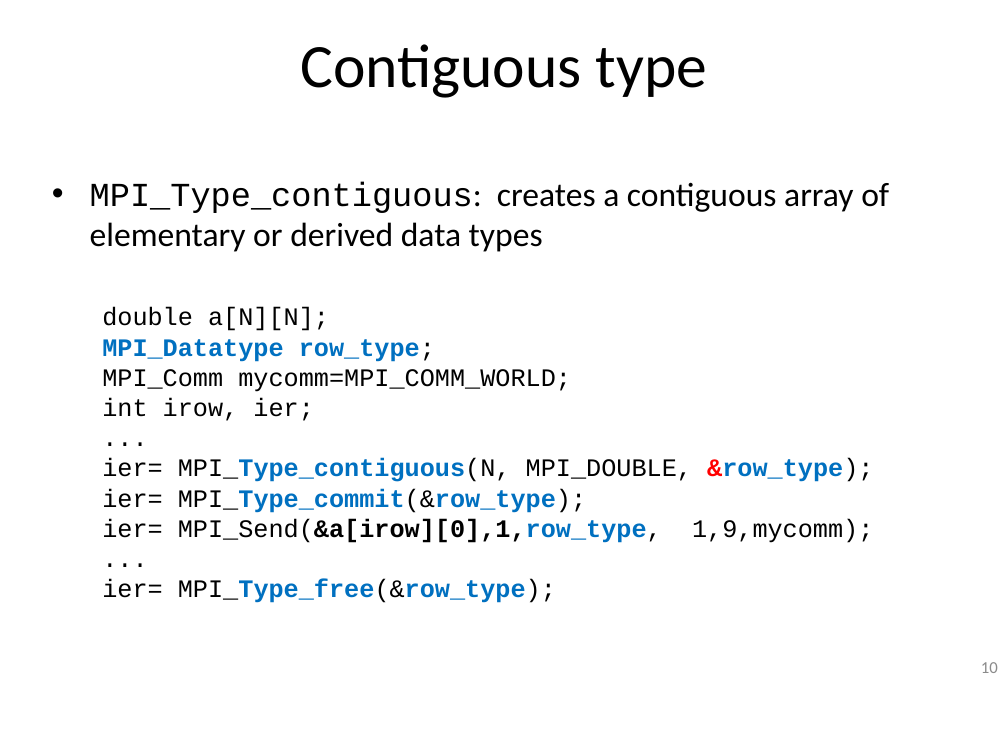
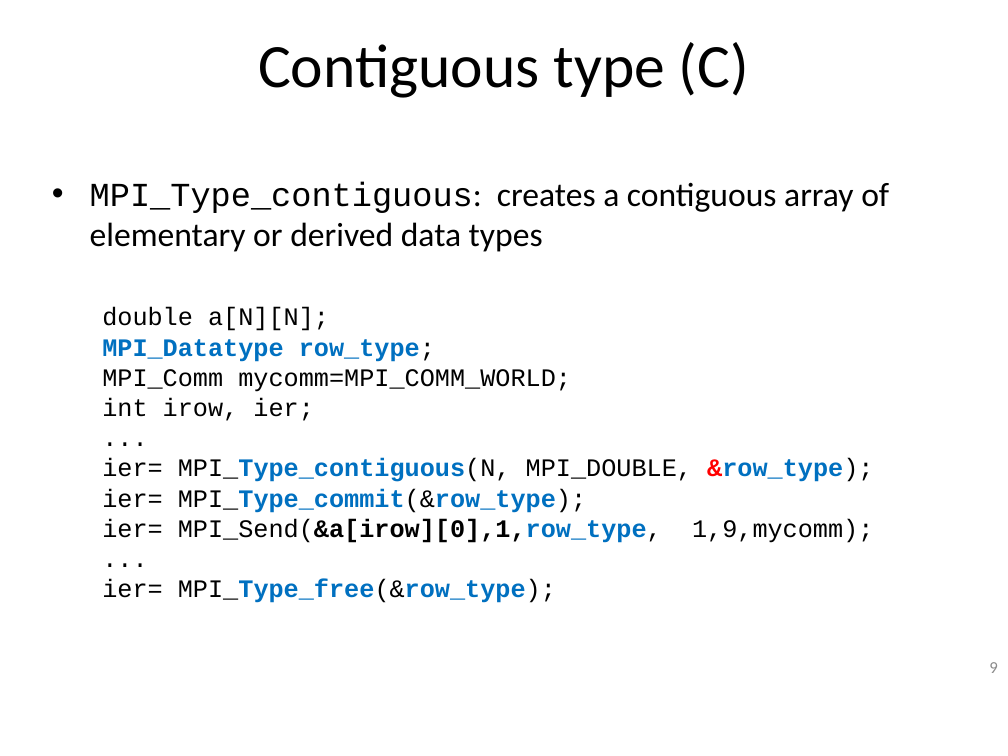
Before and after one commit to allenyllee/Parallel-Computing-Book, a slide deck: slide 9 of slides/MPI/MPI-datatypes.pptx (slide 10 before the commit). Drawn at 1008x756 pixels with LibreOffice and Linux fonts; fonts in the diff are those of the drawing; background and template pictures are left out. Boxes give left, top, right and bottom in pixels: in the first picture for what was removed or moved away, otherwise in the second. Text is boxed around its words. In the diff, an @@ line names an element or a change of style, - is before the commit and + after.

```diff
--- a/slides/MPI/MPI-datatypes.pptx
+++ b/slides/MPI/MPI-datatypes.pptx
@@ title at bbox=[258, 42, 749, 98]: text changed @@
-Contiguous type
+Contiguous type (C)
@@ page number at bbox=[989, 662, 997, 673]: text changed @@
-10
+9
```
Also in this commit, not shown: 4 other slides changed, 2 slides added, 1 other file.
